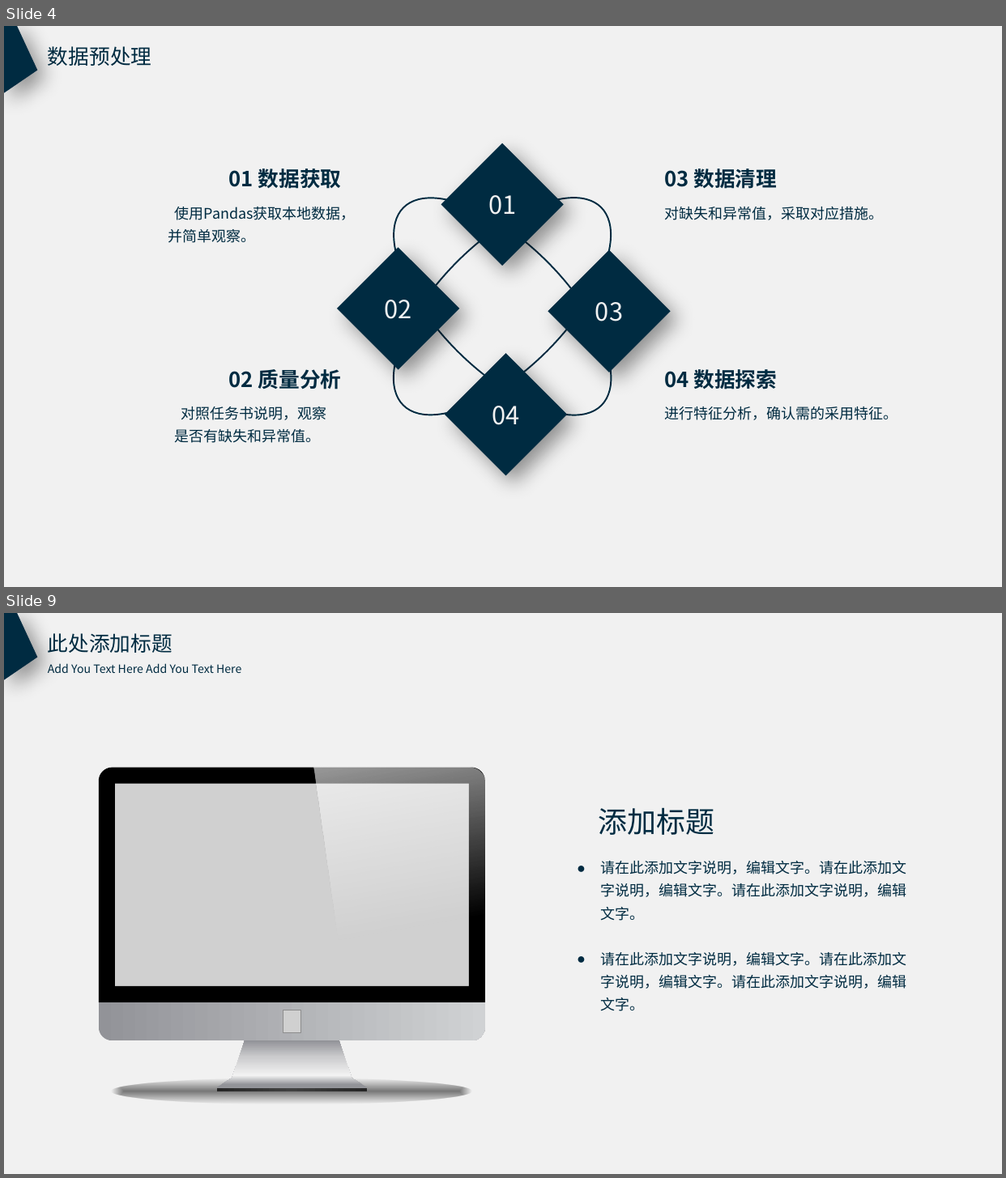
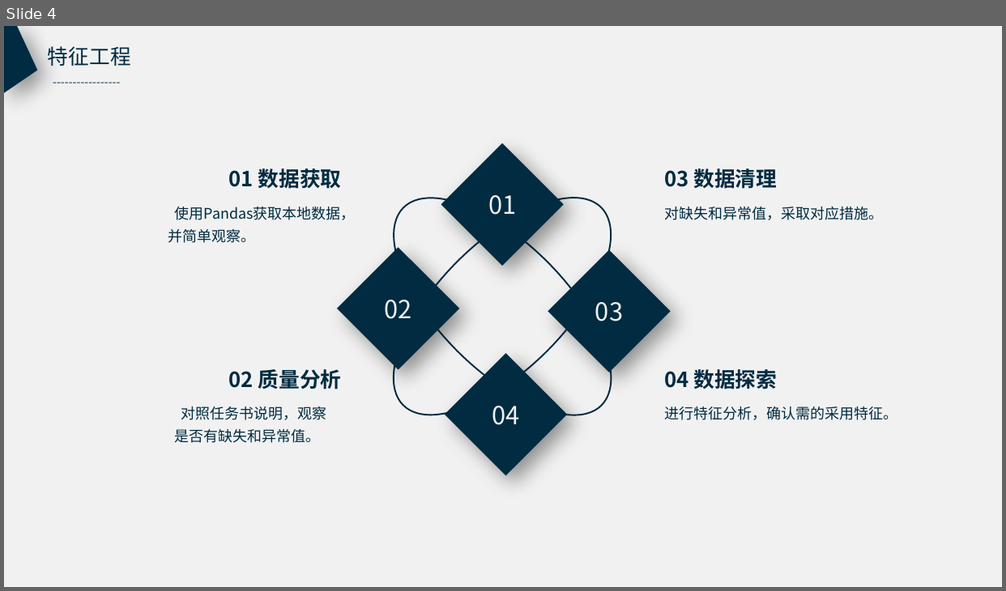
Before and after one commit to l3155/Excercise, a slide deck: 数据分析竞赛_张军军.pptx. Shown one above the other, each under a label of ours: slides 4 and 9 before the commit, slide 4 after it; the slides between them are not shown. The pictures are 1006x1178 and 1006x591 pixels, drawn with LibreOffice and Linux fonts; fonts in the diff are those of the drawing; grey boxes stand for pictures. Boxes give left, top, right and bottom in pixels: in the first picture for what was removed or moved away, otherwise in the second. Text is boxed around its words. In the diff, an @@ line names an element or a change of style, - is before the commit and + after.

```diff
--- a/数据分析竞赛_张军军.pptx
+++ b/数据分析竞赛_张军军.pptx
@@ slide 9 removed at (4, 613, 1002, 1174), background #F1F1F1 @@
@@ freeform shape removed at (4, 613, 38, 680) @@
@@ text removed at (48, 633, 172, 653) @@
-此处添加标题
@@ text removed at (48, 663, 241, 673) @@
-Add You Text Here Add You Text Here
@@ text removed at (599, 807, 715, 835) @@
-添加标题
@@ text removed at (600, 861, 906, 1012) @@
-● 请在此添加文字说明，编辑文字。请在此添加文字说明，编辑文字。请在此添加文字说明，编辑文字。
-● 请在此添加文字说明，编辑文字。请在此添加文字说明，编辑文字。请在此添加文字说明，编辑文字。
@@ group removed at (98, 767, 484, 1104): 4 freeform shapes, 2 pictures, 1 ellipse, 1 rectangle @@
@@ slide 4 changed as well @@
@@ text at (48, 46, 131, 66): text changed @@
-数据预处理
+特征工程
@@ text added at (40, 68, 270, 93), 11 pt, text #002B41 @@
+-----------------
```
Also in this commit, not shown: 5 other slides changed, 7 slides added, 20 other slides removed.
